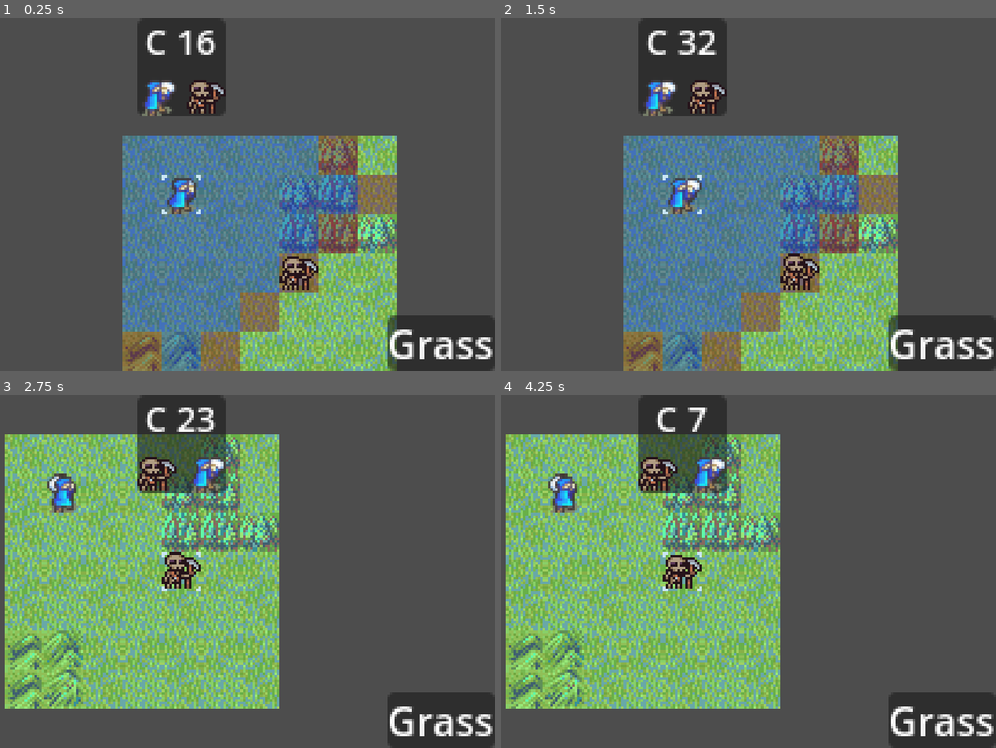
Above: before the commit, frames 1-4 (two rows, left to right).
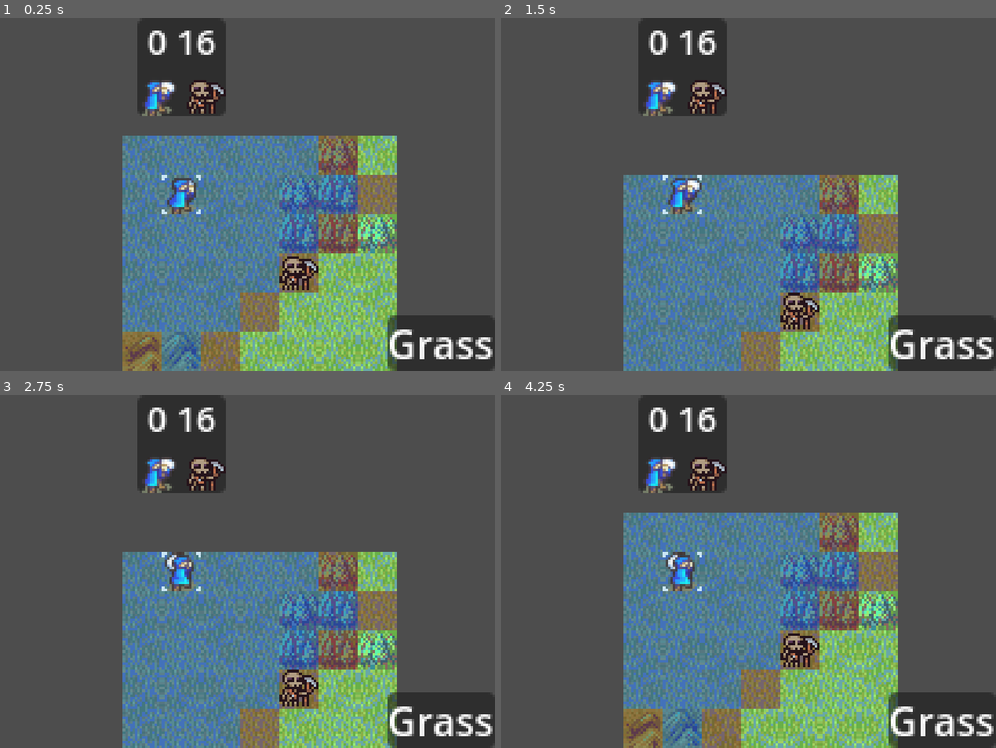
Above: after the commit, the same moments.

Repository: VannishCodes/TacProjV3
Game: Godot game, scene res://scenes/test_levels/game.tscn
The game is run twice, just before and just after one commit, with the same random seed, the same clock (stepped at 60 frames per second) and the same inputs. The project has no main scene, so this scene is started directly.
Inputs:
- Up to frame 1 (0.25 s): no input
- Up to frame 2 (1.5 s): hold Z (act) 0.53-1.28 s; hold Up (up) from 0.53 s (still down); tap Z (act) at 1.35 s
- Up to frame 3 (2.75 s): keep holding Up (up); hold Z (act) from 2.03 s (still down)
- Up to frame 4 (4.25 s): keep holding Up (up); release Z (act) at 2.78 s; tap Z (act) at 2.85 s; hold Z (act) from 3.53 s (still down); tap X (cancel, bound only after the commit) at 4.15 s

The runs differ from the first frame. In frame 1, 0.2% of the frame differs, in the area x 29-34%, y 3-11%; in frame 2, 27%; in frame 3, 60%; in frame 4, 62%, in the area x 0-81%, y 3-100%.

Commit message:
Added character movement simulation and return to previous position

Diff:
--- a/project.godot
+++ b/project.godot
@@ -67,6 +67,11 @@
 "events": [Object(InputEventKey,"resource_local_to_scene":false,"resource_name":"","device":-1,"window_id":0,"alt_press …(192 unchanged characters)…
 ]
 }
+cancel={
+"deadzone": 0.2,
+"events": [Object(InputEventKey,"resource_local_to_scene":false,"resource_name":"","device":-1,"window_id":0,"alt_pressed":false,"shift_pressed":false,"ctrl_pressed":false,"meta_pressed":false,"pressed":false,"keycode":0,"physical_keycode":88,"key_label":0,"unicode":120,"location":0,"echo":false,"script":null)
+]
+}
 
 [rendering]
 
--- a/scenes/grid/grid.gd
+++ b/scenes/grid/grid.gd
@@ -174,3 +174,36 @@
 		return false
 
 	return true
+
+func simulate_character_movement(character : Character) -> void:
+	var tile_map : TileMapLayer
+	tile_map = get_tree().get_first_node_in_group("map_tiles")
+
+	var current_location: Vector2i = character_locations[character]
+	var destination : Vector2i = tile_map.local_to_map(cursor.position)
+
+	if is_tile_reachable(current_location, destination, character):
+		character.global_position = cursor.global_position
+	else:
+		print("Can't move there!")
+
+func revert_character_movement_simulation(character : Character) -> void:
+	var old_position : Vector2 = grid_to_global_centered(character_locations[character])
+	character.global_position = old_position
+	cursor.global_position = old_position
+
+func execute_movement(character : Character) -> void:
+	tile_handler.get_tile(character_locations[character]).character = null
+	character_locations[character] = get_character_grid_location(character)
+	tile_handler.get_tile(get_character_grid_location(character)).character = character
+
+func grid_to_global(location : Vector2i) -> Vector2:
+	var global_location : Vector2
+	global_location = Vector2(location * Globals.TILE_SIZE)
+	return global_location
+
+func grid_to_global_centered(location : Vector2i) -> Vector2:
+	var global_location : Vector2
+	global_location = Vector2(location * Globals.TILE_SIZE +
+		Vector2i(Globals.TILE_SIZE / 2, Globals.TILE_SIZE / 2))
+	return global_location
--- a/scenes/test_levels/game.gd
+++ b/scenes/test_levels/game.gd
@@ -6,3 +6,13 @@
 func _ready() -> void:
 	Input.mouse_mode = Input.MOUSE_MODE_CAPTURED
 	turn_handler.initialize(current_level.get_active_characters())
+
+func _unhandled_input(event: InputEvent) -> void:
+	if !turn_handler.is_player_turn():
+		return
+
+	if event.is_action_pressed("act"):
+		current_level.active_grid.simulate_character_movement(turn_handler.current_character)
+
+	if event.is_action_pressed("cancel"):
+		current_level.active_grid.revert_character_movement_simulation(turn_handler.current_character)
--- a/scenes/ui/turn_info_ui/turn_info_ui.gd
+++ b/scenes/ui/turn_info_ui/turn_info_ui.gd
@@ -13,18 +13,13 @@
 	var character : Character
 	var texture_rect : TextureRect
 	var label : Label
-	var first : bool = true
 	for pair in turn_queue:
 		character = pair.second
 		texture_rect = TextureRect.new()
 		texture_rect.texture = character.stats.default_texture
 		initialize_texture_rect(texture_rect)
 		label = Label.new()
-		if first:
-			label.text = str("C")
-			first = false
-		else:
-			label.text = str(pair.first)
+		label.text = str(pair.first)
 		initialize_label(label)
 		timing_container.add_child(label)
 		character_container.add_child(texture_rect)
--- a/scripts/handlers/turn_handler.gd
+++ b/scripts/handlers/turn_handler.gd
@@ -8,10 +8,10 @@
 
 signal turn_queue_changed
 signal current_character_changed
-
+"""
 func _unhandled_input(event: InputEvent) -> void:
 	if event.is_action_pressed("act"):
-		end_turn()
+		end_turn()"""
 
 func initialize(characters : Array[Character]) -> void:
 	active_characters = characters
@@ -45,6 +45,9 @@
 	turn_queue.sort_custom(sort)
 	manage_turn()
 
+func is_player_turn() -> bool:
+	return current_character.stats.playable
+
 func sort(a, b):
 	if a.first < b.first:
 		return true
